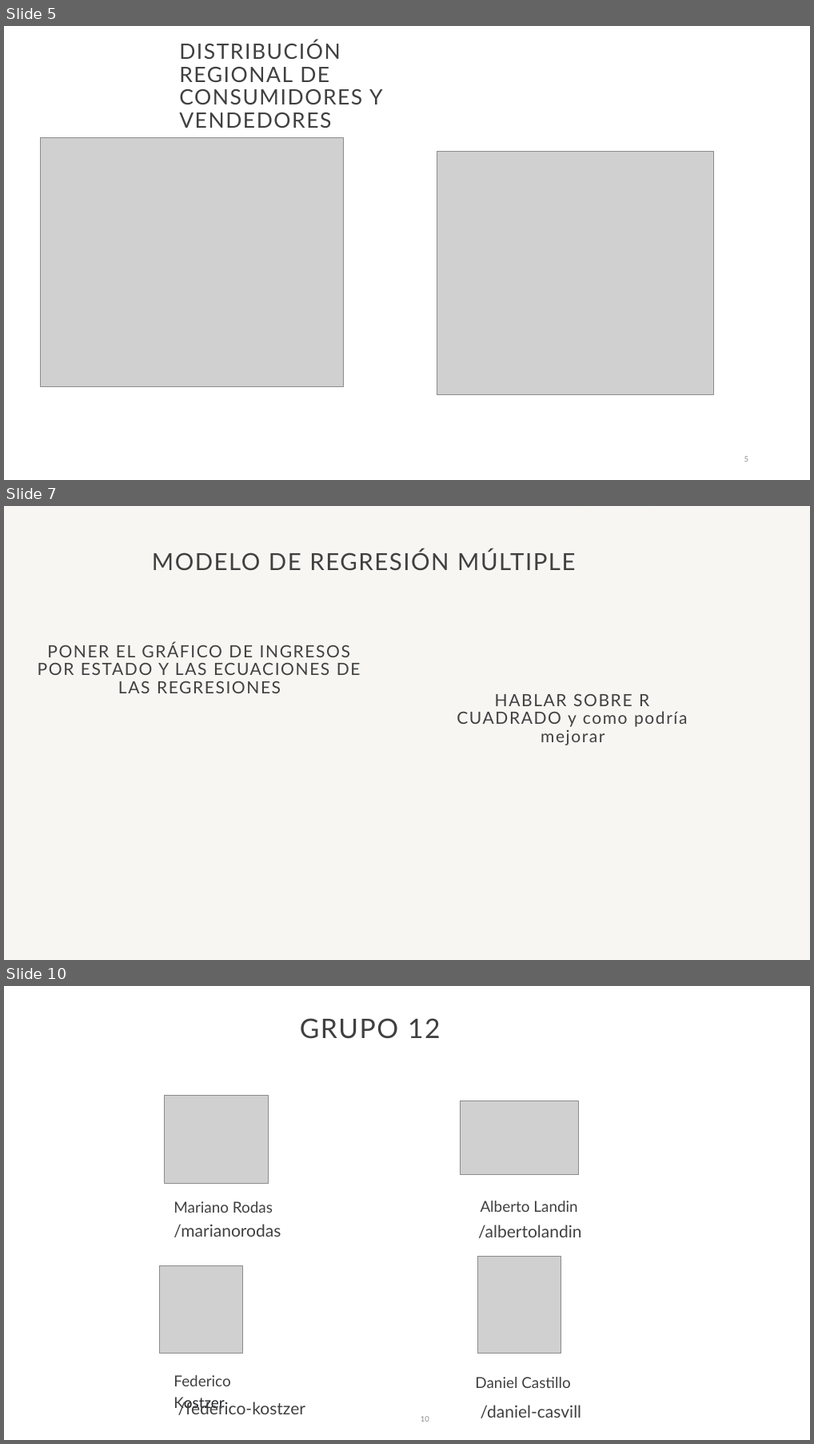
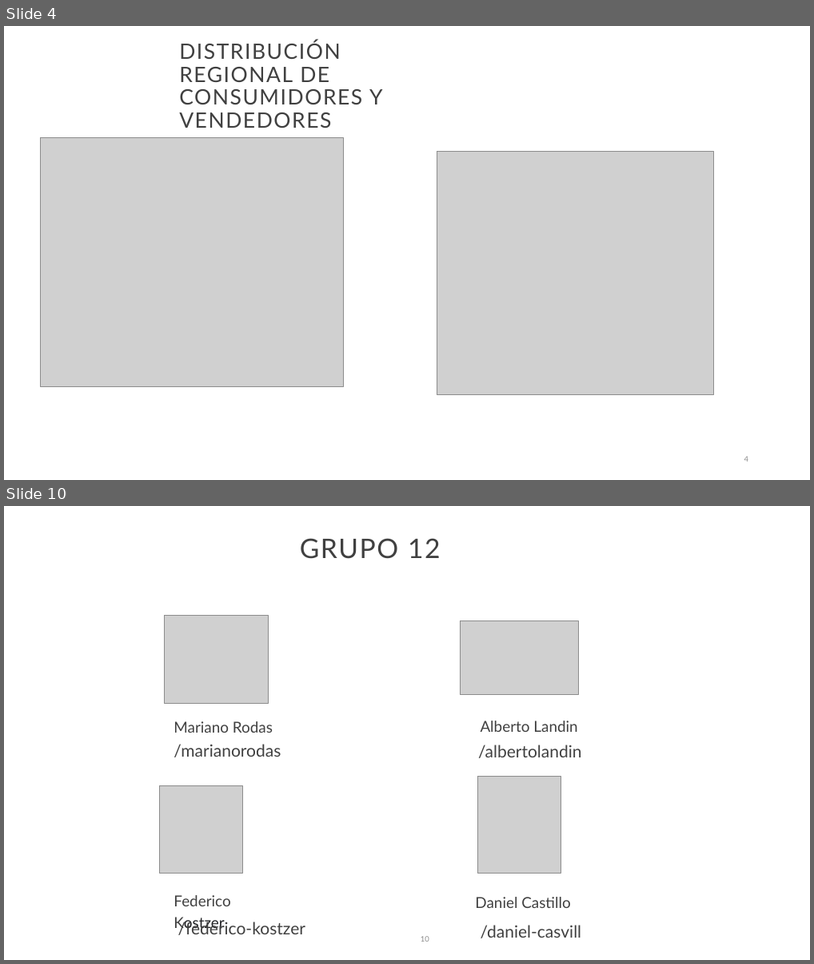
Before and after one commit to AlbertoLandinWork/PG-Olist-grupo12, a slide deck: presentaciones/Presentacion_Semana3.pptx. Shown one above the other, each under a label of ours: slides 5, 7 and 10 before the commit, slides 4 and 10 after it; the slides between them are not shown. The pictures are 814x1444 and 814x964 pixels, drawn with LibreOffice and Linux fonts; fonts in the diff are those of the drawing; grey boxes stand for pictures; background and template pictures are left out. Boxes give left, top, right and bottom in pixels: in the first picture for what was removed or moved away, otherwise in the second. Text is boxed around its words. In the diff, an @@ line names an element or a change of style, - is before the commit and + after.

```diff
--- a/presentaciones/Presentacion_Semana3.pptx
+++ b/presentaciones/Presentacion_Semana3.pptx
@@ slide 7 removed at [4, 506, 810, 960], background #F7F6F3 @@
@@ line removed from (578, 506) to (810, 661) @@
@@ line removed from (647, 506) to (810, 684) @@
@@ title removed at [152, 550, 575, 571] @@
-MODELO DE REGRESIÓN MÚLTIPLE
@@ text removed at [38, 642, 361, 693] @@
-PONER EL GRÁFICO DE INGRESOS POR ESTADO Y LAS ECUACIONES DE LAS REGRESIONES
@@ text removed at [457, 694, 687, 745] @@
-HABLAR SOBRE R CUADRADO y como podría mejorar
@@ what was slide 5 is now slide 4 @@
@@ page number at [745, 456, 749, 461]: text changed @@
-5
+4
```
Also in this commit, not shown: 3 slides changed, 1 slide added.
